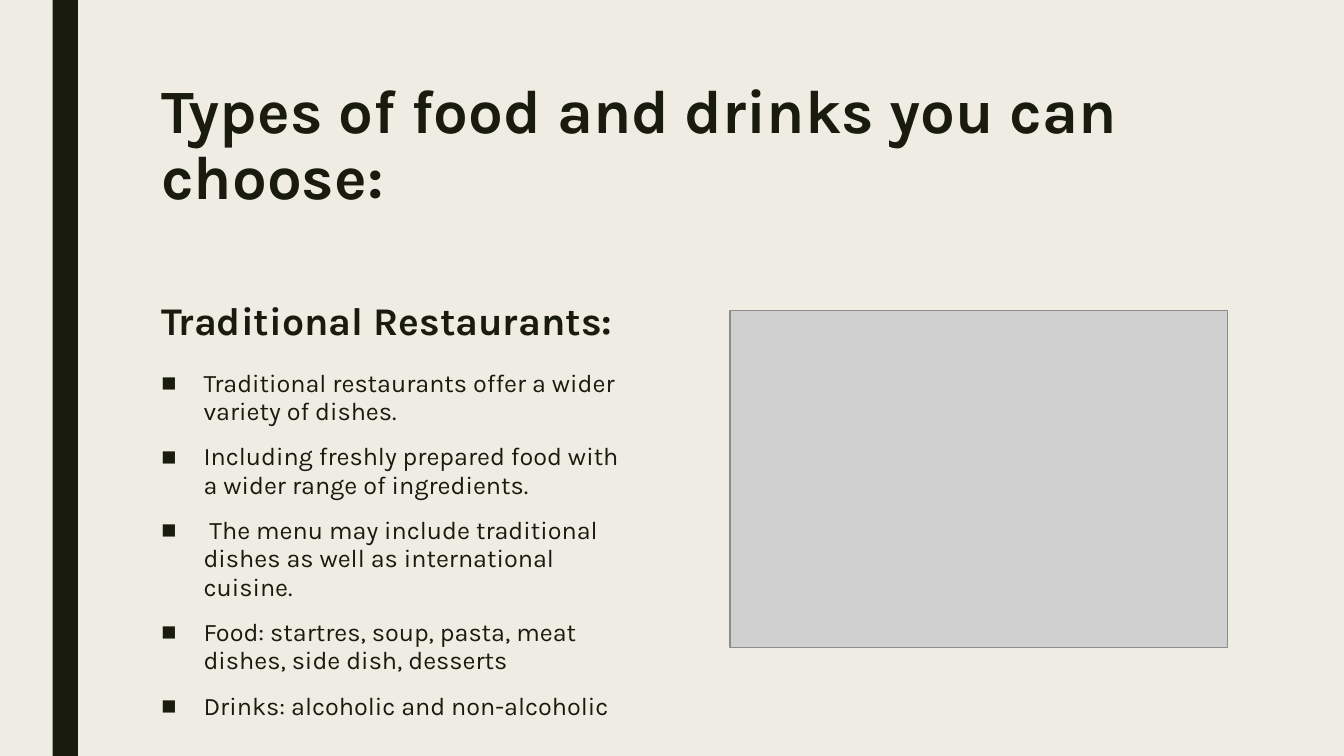
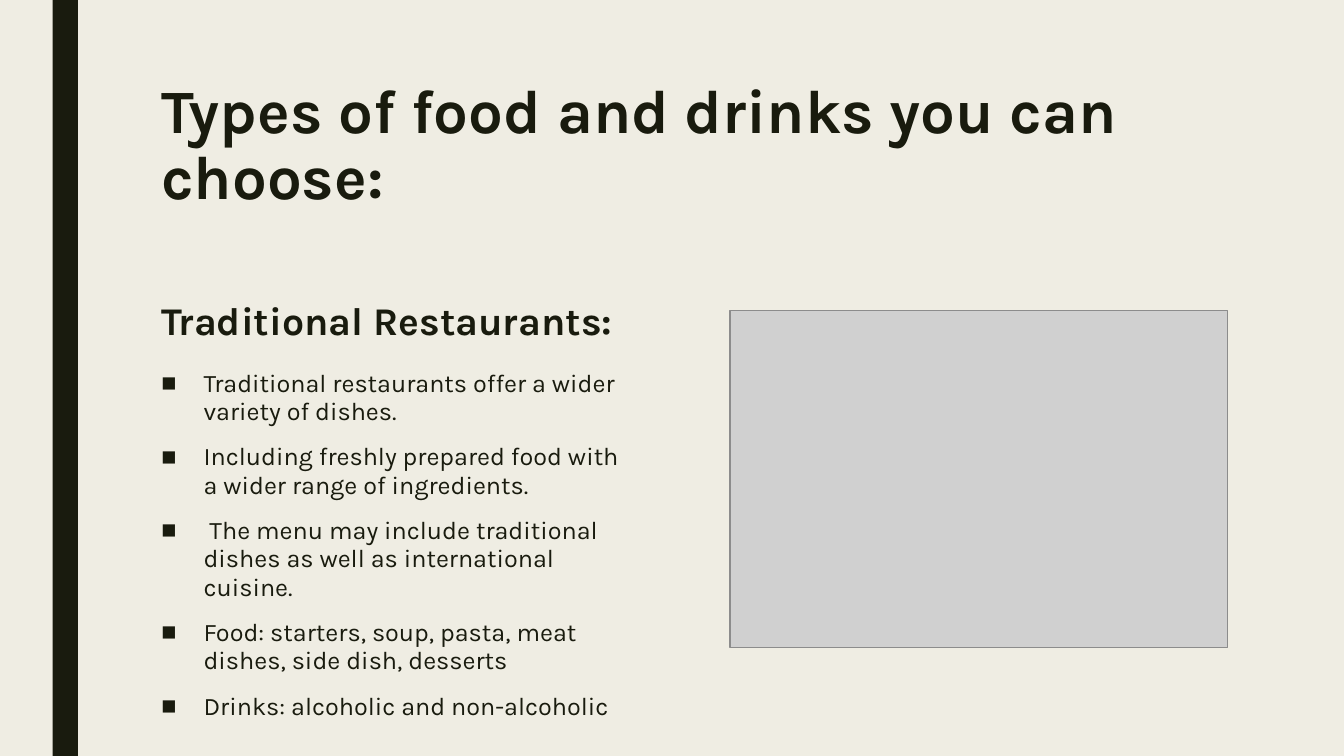
Before and after one commit to Palacsinta002/12.C_Erettsegi, a slide deck: slide 2 of Angol/Eatingout_MB_PZS_SZR.pptx. Drawn at 1344x756 pixels with LibreOffice and Linux fonts; fonts in the diff are those of the drawing; grey boxes stand for pictures. Boxes give left, top, right and bottom in pixels: in the first picture for what was removed or moved away, otherwise in the second. Text is boxed around its words. In the diff, an @@ line names an element or a change of style, - is before the commit and + after.

Commit message:
01/05/2024_19:40

```diff
--- a/Angol/Eatingout_MB_PZS_SZR.pptx
+++ b/Angol/Eatingout_MB_PZS_SZR.pptx
@@ text at [204,624,577,672]: text changed @@
-■ Food: startres, soup, pasta, meat dishes, side dish, desserts
+■ Food: starters, soup, pasta, meat dishes, side dish, desserts
```
